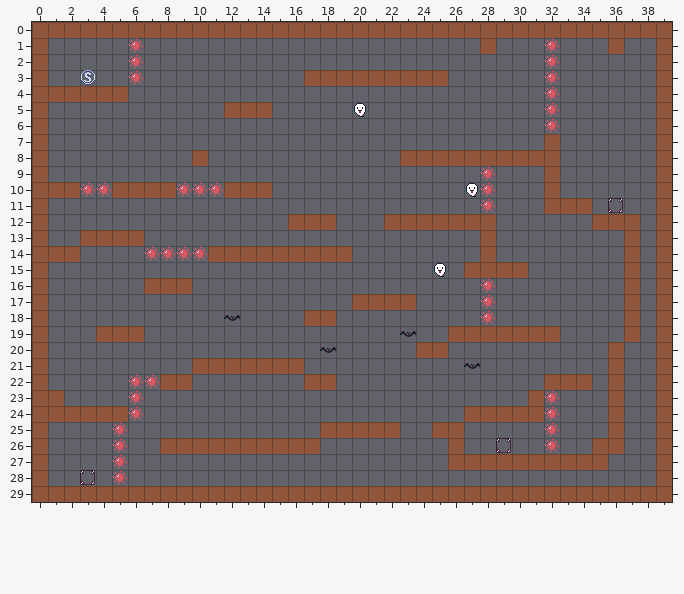
One commit to this Tiled map: Platformer/assets/data/002.tmx. Above: the version before the commit.
Cells are 16x16 px. Shown: x 0..39, y 0..29.
After:
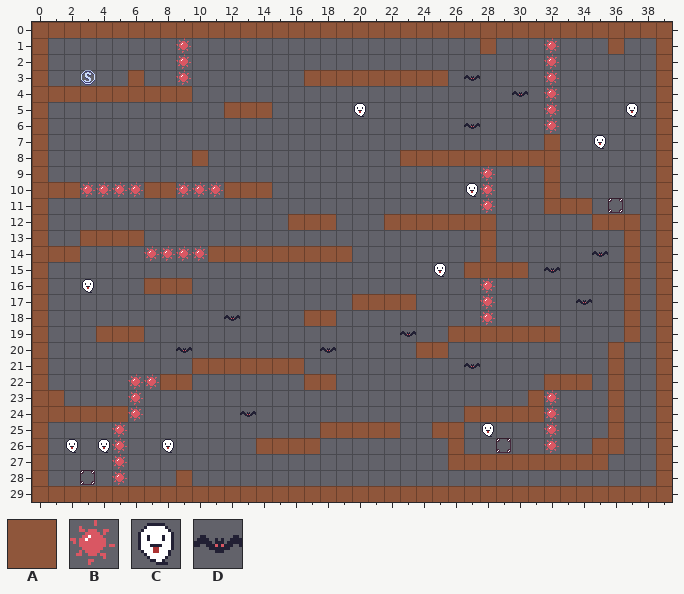
Key: from "tileset": A 0, B 9, C 11, D 12.
_ is an empty cell, . an unchanged one.
Change:
--- layer "wall"
@@ x 6..9 @@
- 3 _...
- 4 ____
+ 3 A...
+ 4 AAAA
@@ x 5..6 @@
-10 AA
+10 __
@@ x 8..13 @@
-26 AAAAAA
+26 ______
@@ x 9..9 @@
-28 _
+28 A
--- layer "object"
@@ x 6..37 @@
- 1 B.._............................
- 2 B.._............................
- 3 B.._................._..........
- 4 ........................_.......
- 5 ..............................._
- 6 ....................._..........
- 7 ............................._..
+ 1 _..B............................
+ 2 _..B............................
+ 3 _..B.................D..........
+ 4 ........................D.......
+ 5 ...............................C
+ 6 .....................D..........
+ 7 .............................C..
@@ x 5..6 @@
-10 __
+10 BB
@@ x 3..35 @@
-14 ................................_
-15 ............................._...
-16 _................................
-17 ..............................._.
+14 ................................D
+15 .............................D...
+16 C................................
+17 ...............................D.
@@ x 9..9 @@
-20 _
+20 D
@@ x 2..28 @@
-24 ..........._...............
-25 .........................._
-26 _._..._....................
+24 ...........D...............
+25 ..........................C
+26 C.C...C....................
